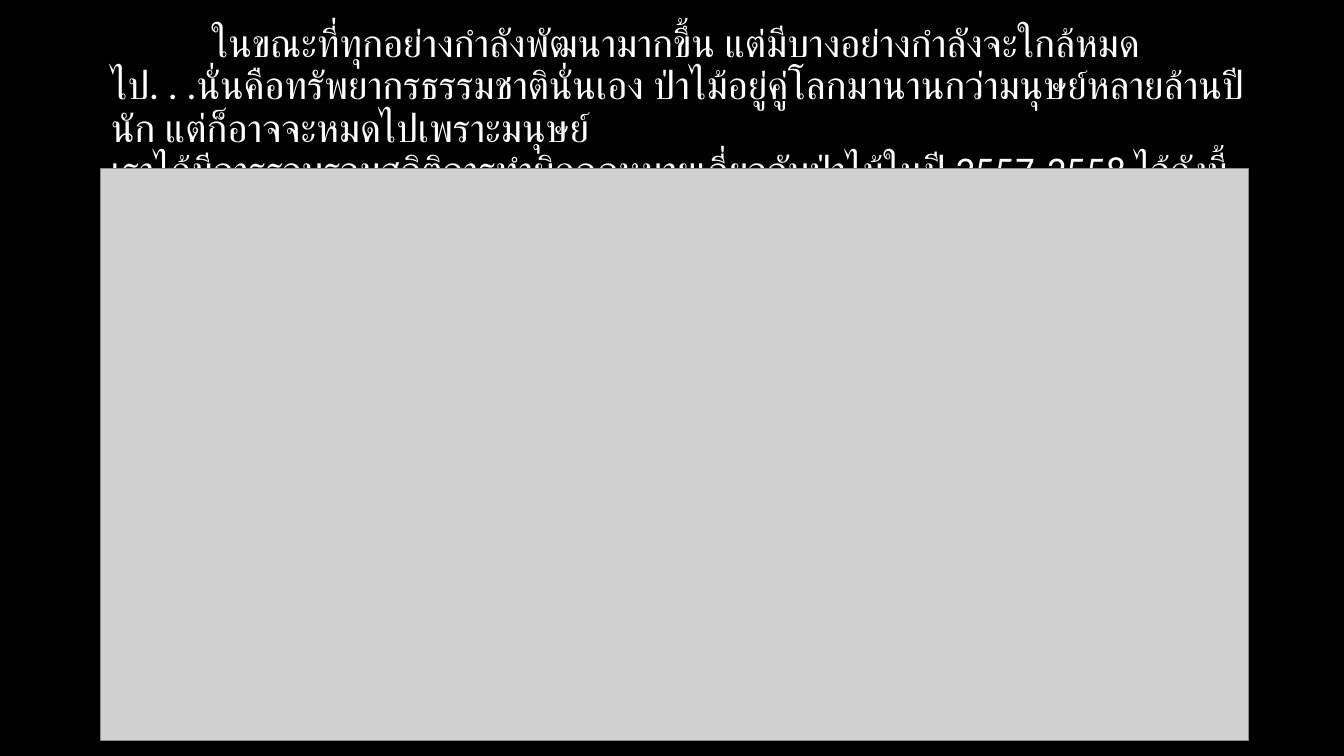
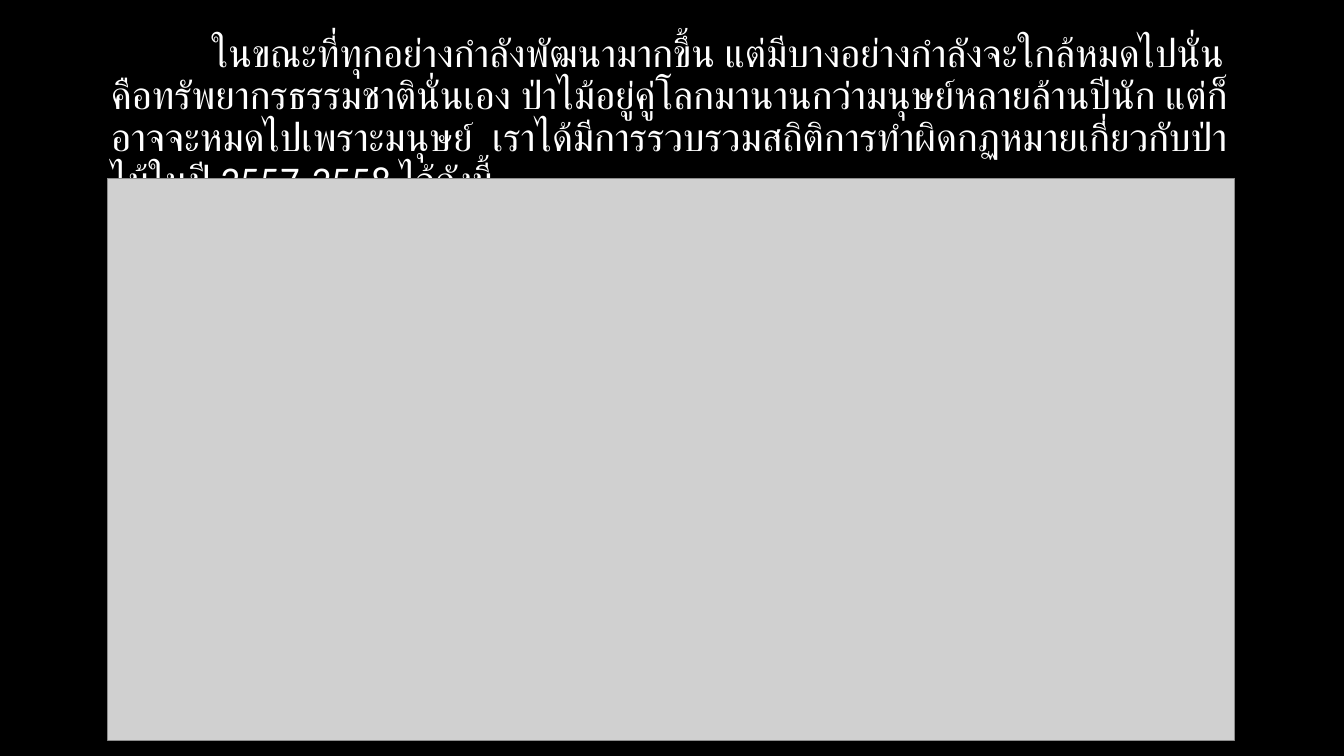
Before and after one commit to chinnatan/TheForest, a slide deck: slide 2 of The Forest.pptx. Drawn at 1344x756 pixels with LibreOffice and Linux fonts; fonts in the diff are those of the drawing; grey boxes stand for pictures. Boxes give left, top, right and bottom in pixels: in the first picture for what was removed or moved away, otherwise in the second. Text is boxed around its words. In the diff, an @@ line names an element or a change of style, - is before the commit and + after.

```diff
--- a/The Forest.pptx
+++ b/The Forest.pptx
@@ text at <box>111,36,1228,179</box>: text changed @@
-ในขณะที่ทุกอย่างกำลังพัฒนามากขึ้น แต่มีบางอย่างกำลังจะใกล้หมดไป. . .นั่นคือทรัพยากรธรรมชาตินั่นเอง ป่าไม้อยู่คู่โลกมานานกว่ามนุษย์หลายล้านปีนัก แต่ก็อาจจะหมดไปเพราะมนุษย์
-เราได้มีการรวบรวมสถิติการทำผิดกฏหมายเกี่ยวกับป่าไม้ในปี 2557-2558 ไว้ดังนี้
+ในขณะที่ทุกอย่างกำลังพัฒนามากขึ้น แต่มีบางอย่างกำลังจะใกล้หมดไปนั่นคือทรัพยากรธรรมชาตินั่นเอง ป่าไม้อยู่คู่โลกมานานกว่ามนุษย์หลายล้านปีนัก แต่ก็อาจจะหมดไปเพราะมนุษย์ เราได้มีการรวบรวมสถิติการทำผิดกฏหมายเกี่ยวกับป่าไม้ในปี 2557-2558 ไว้ดังนี้
@@ picture: place and size @@
-picture at <box>101,168,1249,741</box>
+picture at <box>108,178,1235,740</box>
```
Also in this commit, not shown: 5 slides added.
